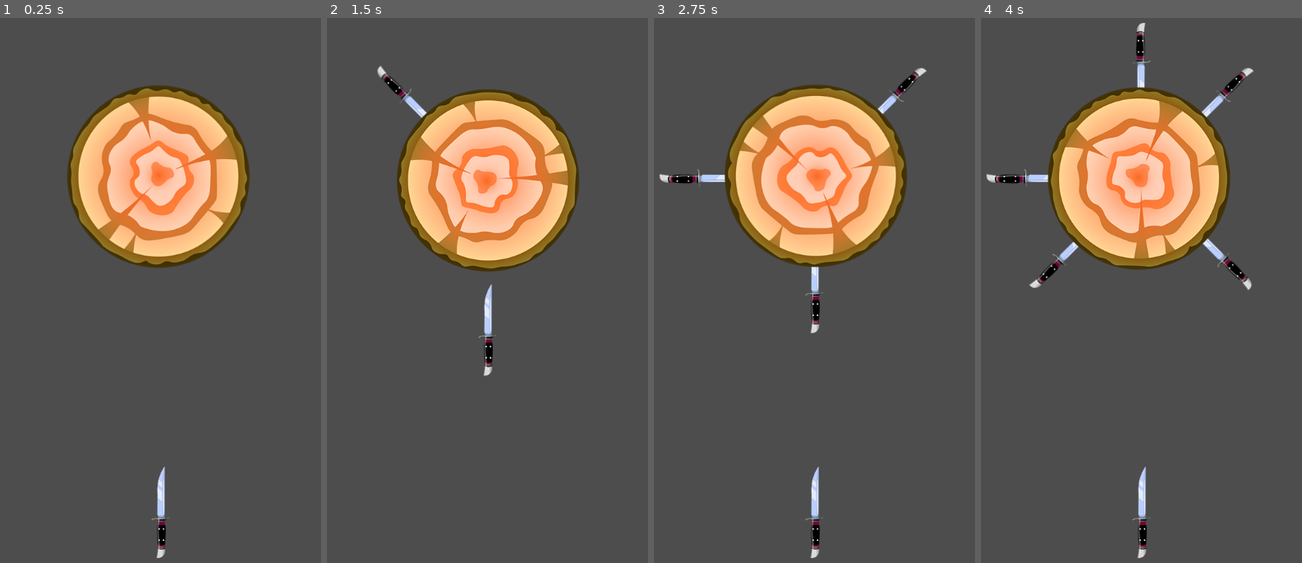
Above: before the commit, frames 1-4 (left to right).
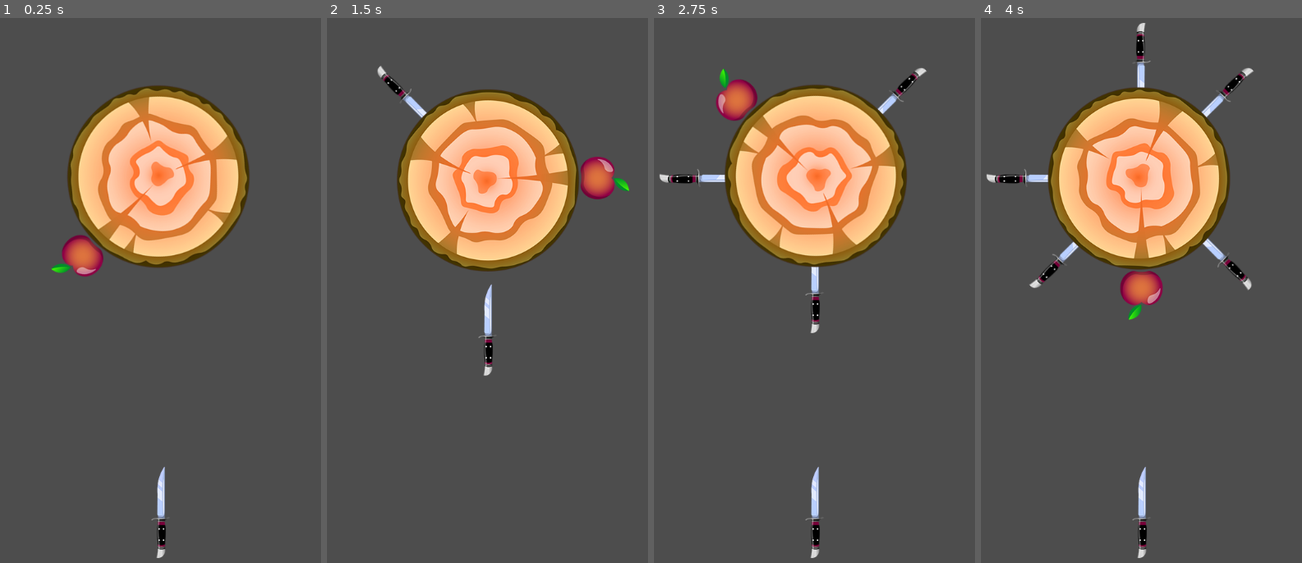
Above: after the commit, the same moments.

Repository: Merkucios/KnifeHit_GD
Game: Godot game, scene res://scenes/game/game.tscn
Two runs of this game, one before a commit and one after it. Both use one fixed random seed, a clock stepped at 60 frames per second and the inputs below.
Inputs (mouse positions are in pixels of both pictures, inside the frame that each line leads up to):
- Up to frame 1 (0.25 s): no input
- Up to frame 2 (1.5 s): move the mouse to (583, 236) at 0.52 s; click (583, 236) at 0.67 s; move the mouse to (400, 301) at 1.27 s; click (400, 301) at 1.42 s
- Up to frame 3 (2.75 s): move the mouse to (859, 127) at 2.02 s; click (859, 127) at 2.17 s
- Up to frame 4 (4 s): move the mouse to (1119, 399) at 2.77 s; click (1119, 399) at 2.92 s; move the mouse to (1273, 366) at 3.52 s; click (1273, 366) at 3.67 s

The runs differ from the first frame. In frame 1, 0.8% of the frame differs, in the area x 15-33%, y 39-48%; in frame 2, 0.8%; in frame 3, 0.8%; in frame 4, 0.8%.

Commit message:
Lesson 2.3 Яблоко

Diff:
--- /dev/null
+++ b/elements/apple/apple.gd
@@ -0,0 +1,8 @@
+extends Node2D
+
+var is_hited = false
+
+func _on_area_2d_body_entered(body):
+	if not is_hited:
+		is_hited = true
+		queue_free()
--- /dev/null
+++ b/elements/apple/apple.tscn
@@ -0,0 +1,27 @@
+[gd_scene load_steps=4 format=3 uid="uid://dox7p8tsm6q5k"]
+
+[ext_resource type="Script" path="res://elements/apple/apple.gd" id="1_1mclr"]
+[ext_resource type="Texture2D" uid="uid://yr3d2gdfsoy4" path="res://assets/apple1.png" id="1_ipher"]
+
+[sub_resource type="CircleShape2D" id="CircleShape2D_oqv4s"]
+radius = 35.0
+
+[node name="Apple" type="Node2D"]
+script = ExtResource("1_1mclr")
+
+[node name="Sprite2D" type="Sprite2D" parent="."]
+position = Vector2(0, 13)
+rotation = 3.14159
+texture = ExtResource("1_ipher")
+
+[node name="Area2D" type="Area2D" parent="."]
+position = Vector2(0, 13)
+rotation = -3.14159
+collision_layer = 0
+collision_mask = 2
+
+[node name="CollisionShape2D" type="CollisionShape2D" parent="Area2D"]
+position = Vector2(1.1365e-06, 13)
+shape = SubResource("CircleShape2D_oqv4s")
+
+[connection signal="body_entered" from="Area2D" to="." method="_on_area_2d_body_entered"]
--- a/elements/targets/target/target.tscn
+++ b/elements/targets/target/target.tscn
@@ -1,7 +1,8 @@
-[gd_scene load_steps=4 format=3 uid="uid://bi54m1nuitbkx"]
+[gd_scene load_steps=5 format=3 uid="uid://bi54m1nuitbkx"]
 
 [ext_resource type="Script" path="res://elements/targets/target/target.gd" id="1_8jela"]
 [ext_resource type="Texture2D" uid="uid://cy61tdinvfpay" path="res://assets/target1.png" id="1_cpdu7"]
+[ext_resource type="PackedScene" uid="uid://dox7p8tsm6q5k" path="res://elements/apple/apple.tscn" id="3_mljj2"]
 
 [sub_resource type="CircleShape2D" id="CircleShape2D_3ocao"]
 radius = 120.0
@@ -21,3 +22,6 @@
 
 [node name="ItemsContainer" type="Node2D" parent="."]
 show_behind_parent = true
+
+[node name="Apple" parent="ItemsContainer" instance=ExtResource("3_mljj2")]
+position = Vector2(0, 180)
